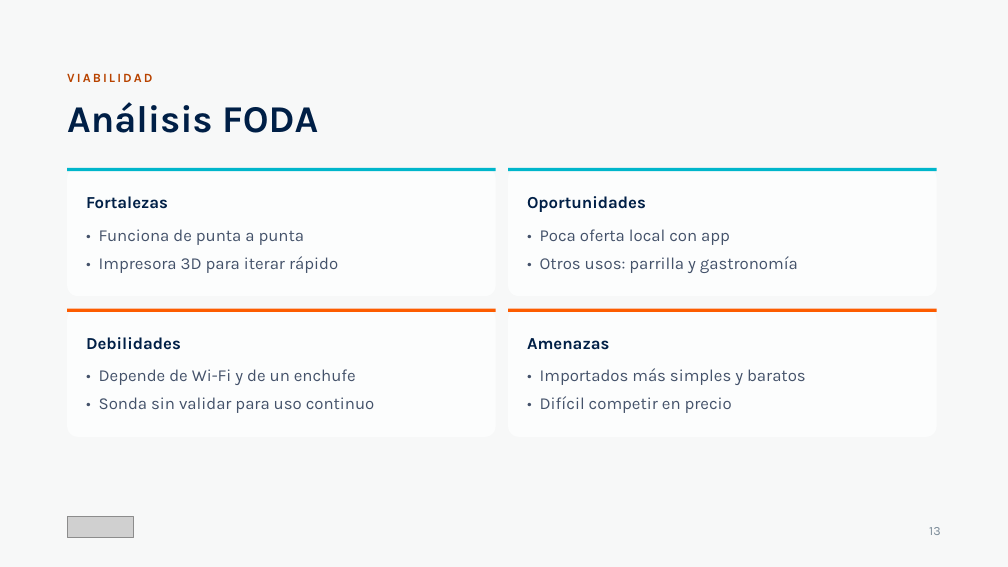
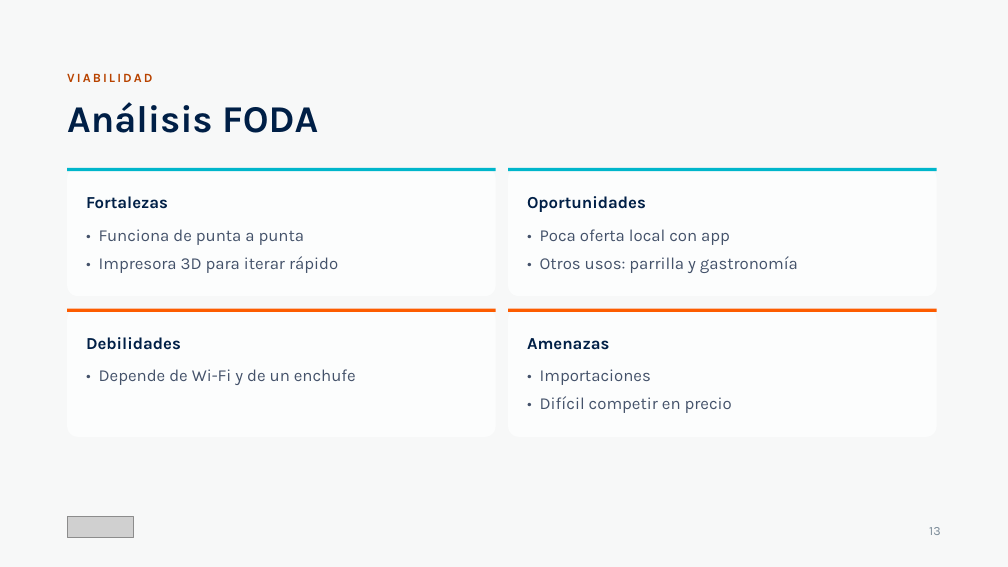
Before and after one commit to Code7C26/TermaLab, a slide deck: slide 13 of entregables/Pitch_Final_TermaLab.pptx. Drawn at 1008x567 pixels with LibreOffice and Linux fonts; fonts in the diff are those of the drawing; grey boxes stand for pictures. Boxes give left, top, right and bottom in pixels: in the first picture for what was removed or moved away, otherwise in the second. Text is boxed around its words. In the diff, an @@ line names an element or a change of style, - is before the commit and + after.

```diff
--- a/entregables/Pitch_Final_TermaLab.pptx
+++ b/entregables/Pitch_Final_TermaLab.pptx
@@ text at (540, 369, 651, 385): text changed @@
-• Importados más simples y baratos
+• Importaciones
@@ text at (99, 397, 375, 413): paragraph removed @@
-• Sonda sin validar para uso continuo
```
Also in this commit, not shown: 2 other slides changed, 5 other files.
